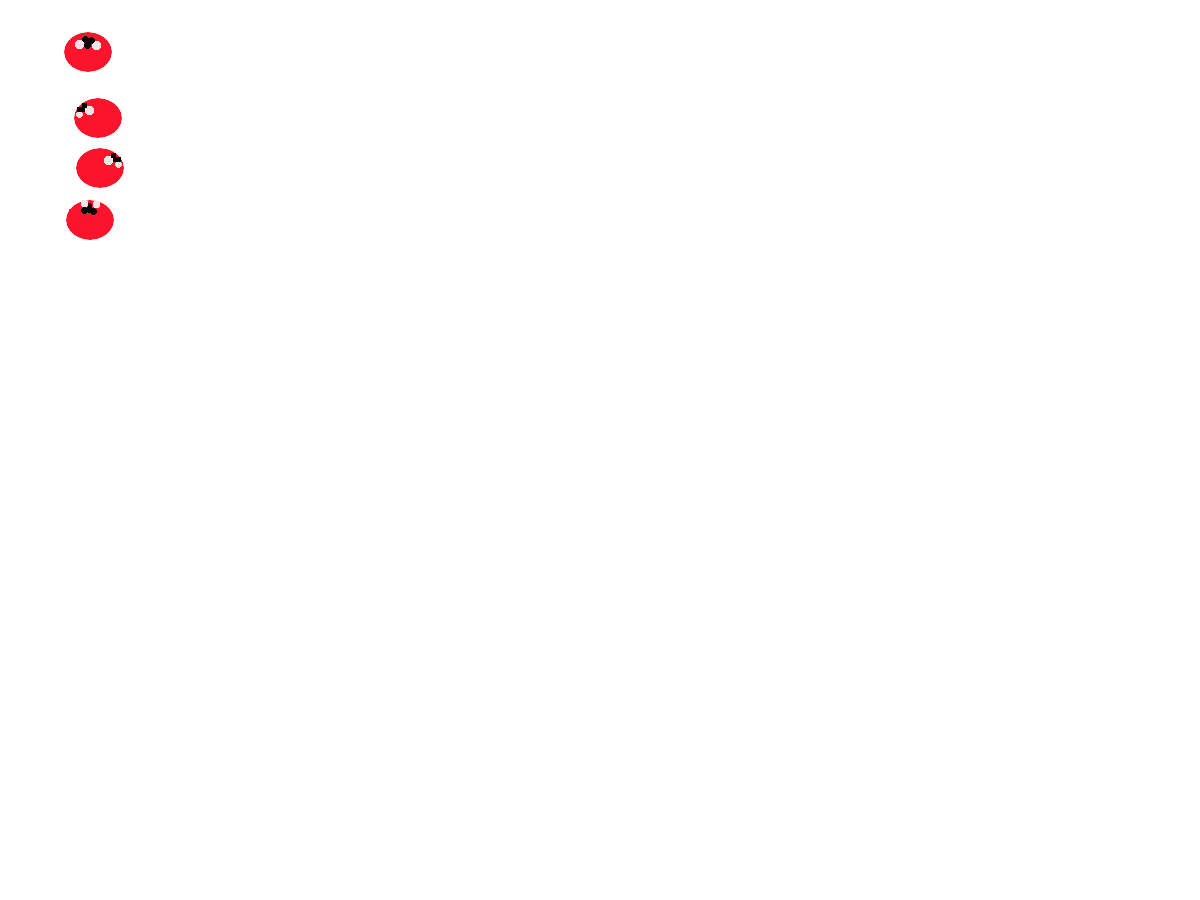
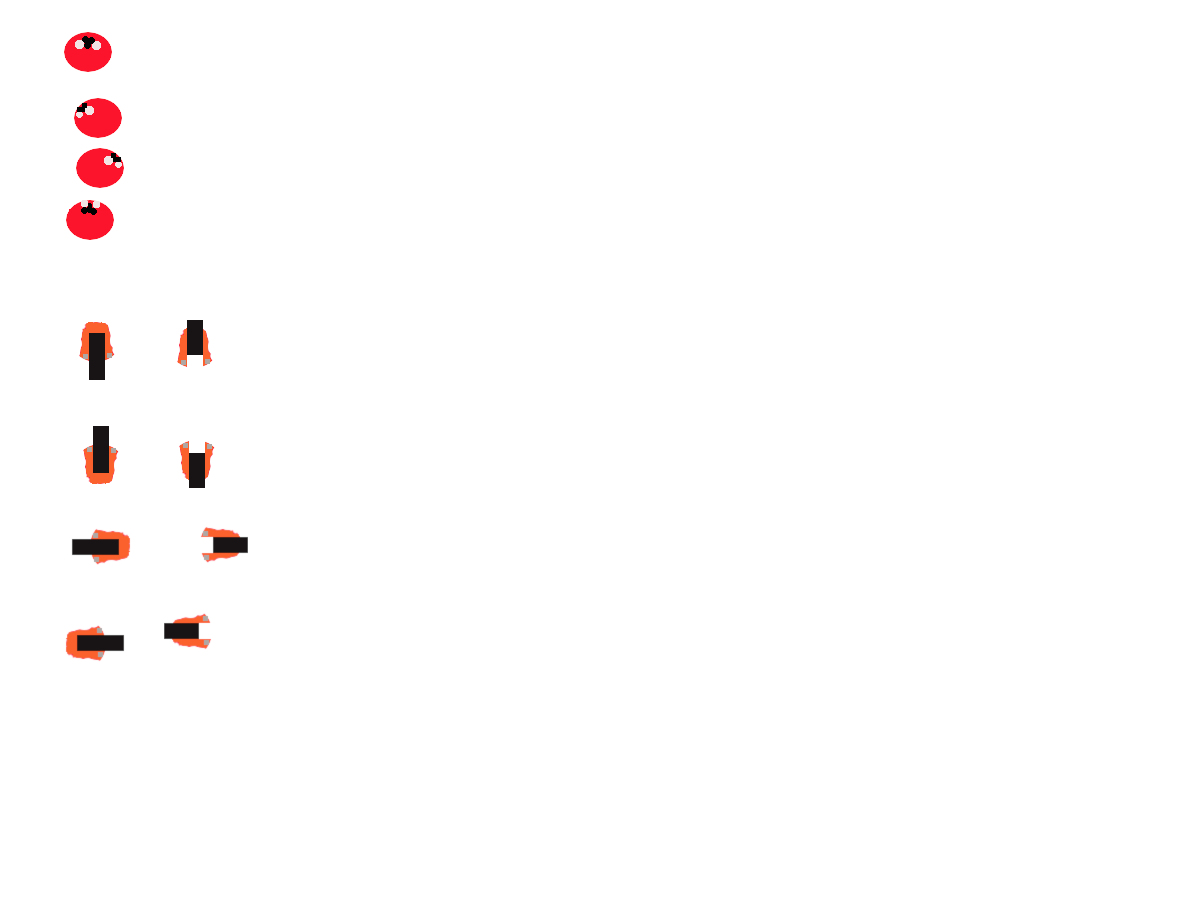
Layer changes from the first 1200x900 image to the second:
painted on "inimigo.bmp" over (x1=65, y1=320, x2=248, y2=662)
